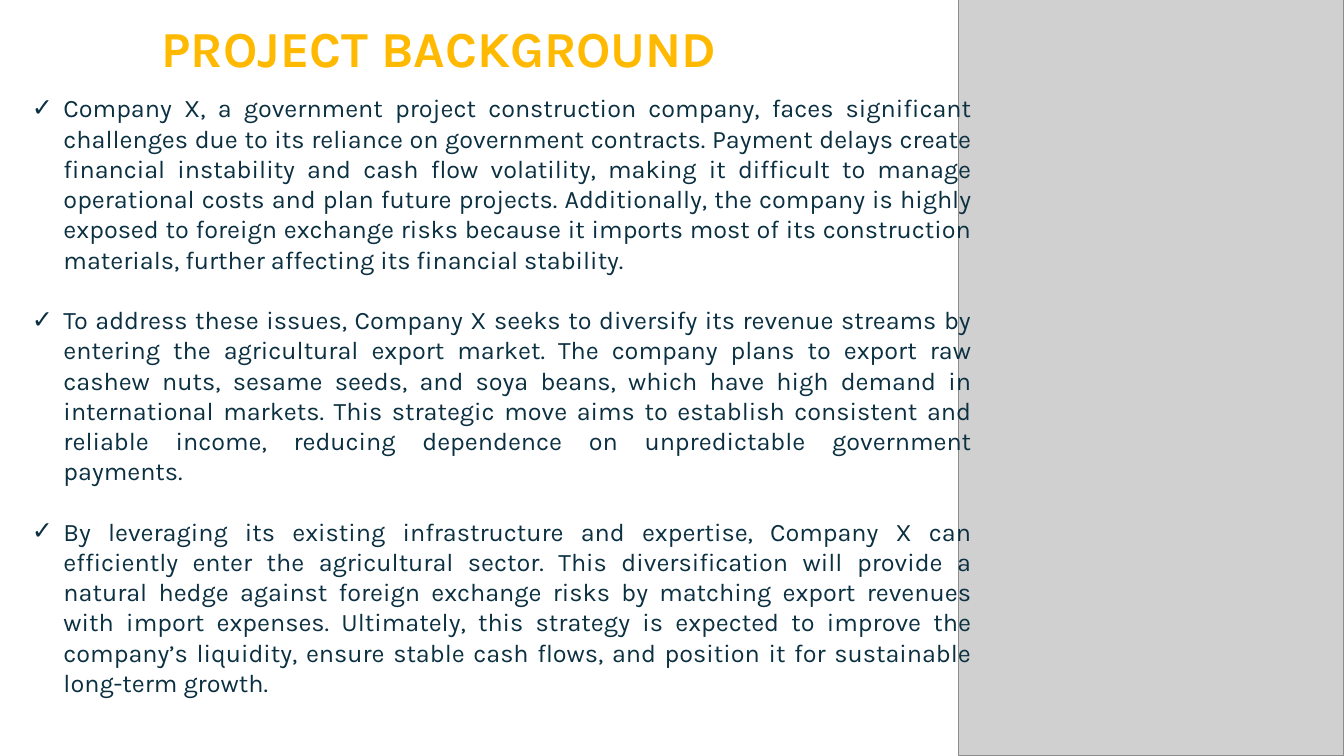
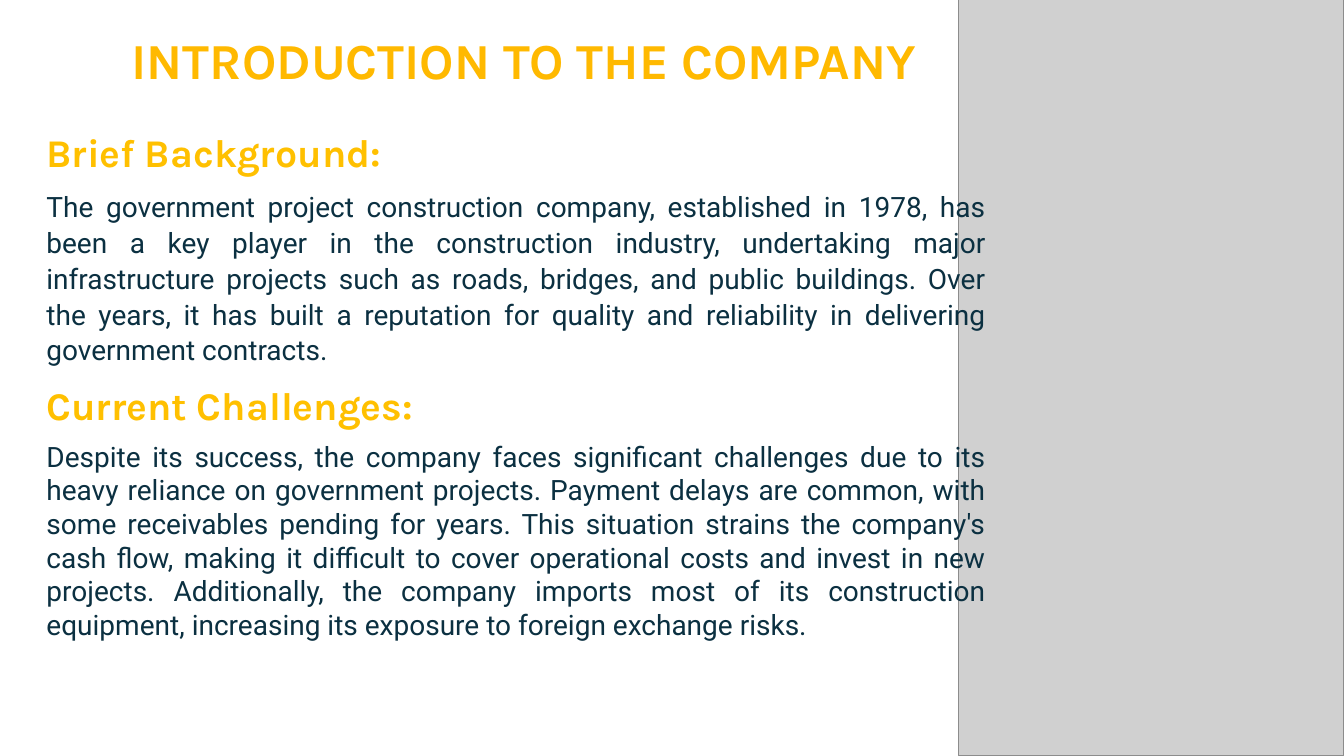
Before and after one commit to Gbekoilias/SustainableBusinessExpansion, a slide deck: slide 6 of Diversification Strategy for Government Construction.pptx (slide 3 before the commit). Drawn at 1344x756 pixels with LibreOffice and Linux fonts; fonts in the diff are those of the drawing; grey boxes stand for pictures. Boxes give left, top, right and bottom in pixels: in the first picture for what was removed or moved away, otherwise in the second. Text is boxed around its words. In the diff, an @@ line names an element or a change of style, - is before the commit and + after.

```diff
--- a/Diversification Strategy for Government Construction.pptx
+++ b/Diversification Strategy for Government Construction.pptx
@@ text added at (131, 45, 916, 80), 36 pt, text #FFB900, bold @@
+INTRODUCTION TO THE COMPANY
@@ text removed at (162, 33, 716, 68) @@
-PROJECT BACKGROUND
@@ text at (46, 139, 985, 641): text changed; size 18 to 20 pt; font Karla to Roboto @@
-✓ Company X, a government project construction company, faces significant challenges due to its reliance on government contracts. Payment delays create financial instability and cash flow volatility, making it difficult to manage operational costs and plan future projects. Additionally, the company is highly exposed to foreign exchange risks because it imports most of its construction materials, further affecting its financial stability.
-✓ To address these issues, Company X seeks to diversify its revenue streams by entering the agricultural export market. The company plans to export raw cashew nuts, sesame seeds, and soya beans, which have high demand in international markets. This strategic move aims to establish consistent and reliable income, reducing dependence on unpredictable government payments.
-✓ By leveraging its existing infrastructure and expertise, Company X can efficiently enter the agricultural sector. This diversification will provide a natural hedge against foreign exchange risks by matching export revenues with import expenses. Ultimately, this strategy is expected to improve the company’s liquidity, ensure stable cash flows, and position it for sustainable long-term growth.
+Brief Background:
+The government project construction company, established in 1978, has been a key player in the construction industry, undertaking major infrastructure projects such as roads, bridges, and public buildings. Over the years, it has built a reputation for quality and reliability in delivering government contracts.
+Current Challenges:
+Despite its success, the company faces significant challenges due to its heavy reliance on government projects. Payment delays are common, with some receivables pending for years. This situation strains the company's cash flow, making it difficult to cover operational costs and invest in new projects. Additionally, the company imports most of its construction equipment, increasing its exposure to foreign exchange risks.
```
Also in this commit, not shown: 2 other slides changed, 3 slides added.
